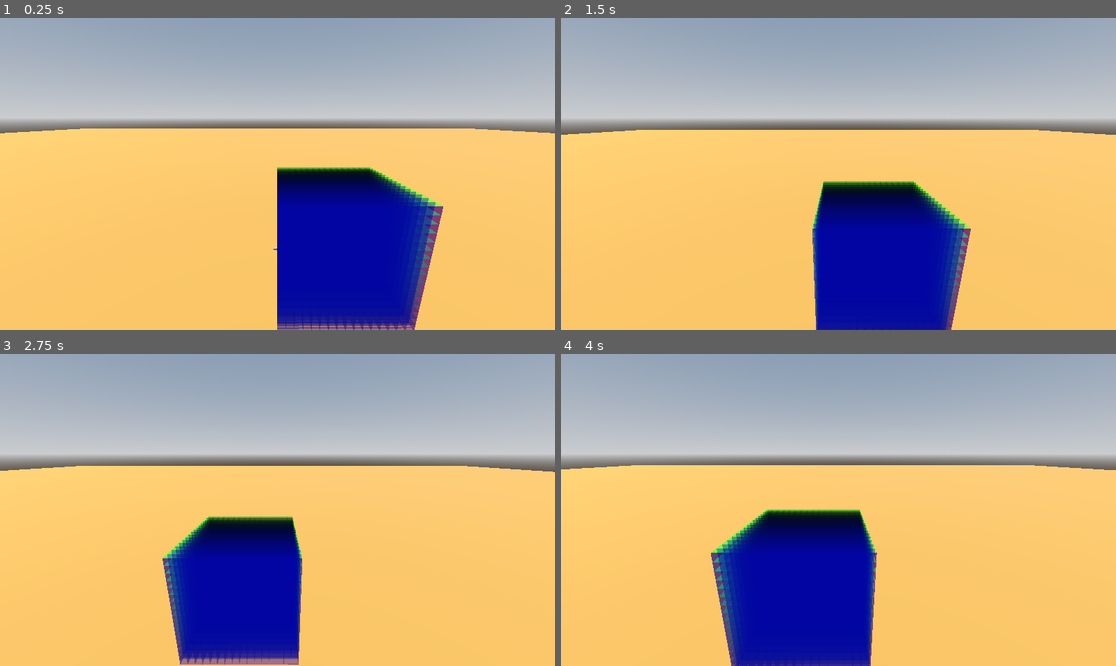
Above: before the commit, frames 1-4 (two rows, left to right).
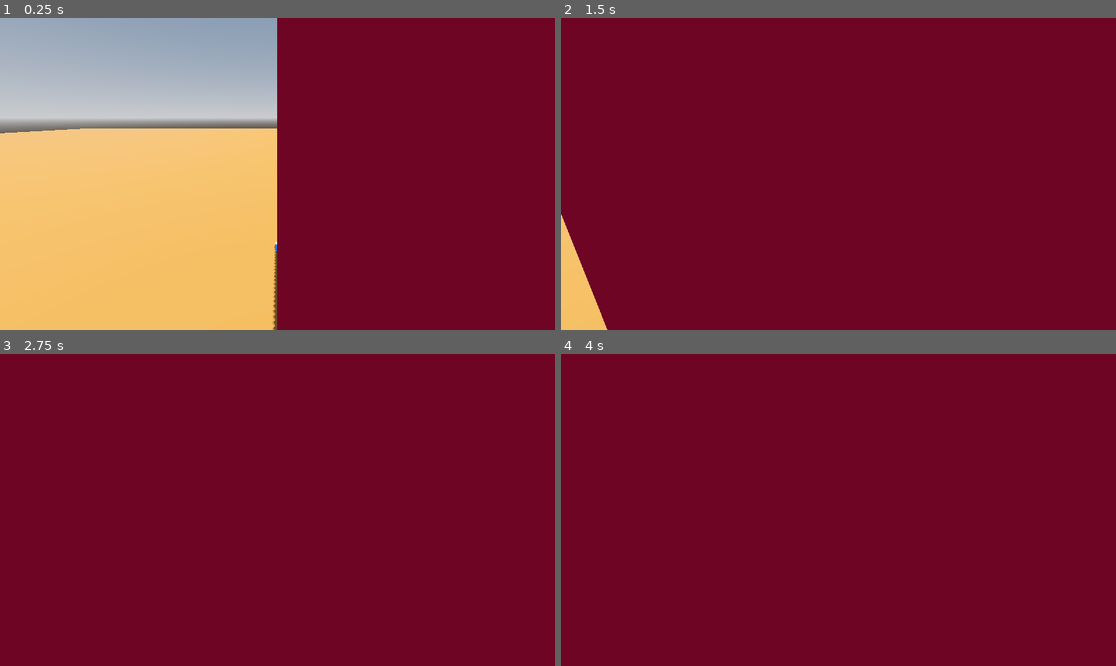
Above: after the commit, the same moments.

Repository: murumart/cgiproject
Game: Godot game, scene res://scenes/main.tscn
The game is run twice, just before and just after one commit, with the same random seed, the same clock (stepped at 60 frames per second) and the same inputs.
Inputs (mouse positions are in pixels of both pictures, inside the frame that each line leads up to):
- Up to frame 1 (0.25 s): no input
- Up to frame 2 (1.5 s): tap Enter (ui_accept) at 0.5, 0.77 s; move the mouse to (960, 158) at 0.52 s; hold D 0.53-1.28 s; hold E 0.53-1.28 s; click (960, 158) at 0.67 s; move the mouse to (727, 189) at 1.27 s; hold S from 1.28 s (still down); tap Q at 1.35 s
- Up to frame 3 (2.75 s): tap Enter (ui_accept) at 1.52 s; move the mouse to (333, 441) at 2.02 s; release S at 2.03 s; hold D from 2.03 s (still down); hold Shift from 2.03 s (still down)
- Up to frame 4 (4 s): move the mouse to (810, 572) at 2.77 s; release D at 2.78 s; release Shift at 2.78 s; hold W 2.78-3.53 s; tap E at 2.85 s; click (810, 572) at 2.92 s; tap Enter (ui_accept) at 3.02, 3.77 s; move the mouse to (1005, 556) at 3.52 s; hold A from 3.53 s (still down); hold Q from 3.53 s (still down)

The runs differ from the first frame. In frame 1, 50% of the frame differs, in the area x 49-100%, y 0-100%; in frame 2, 98%; in frame 3, 100%, in the area x 0-100%, y 0-100%; in frame 4, 100%.

Commit message:
More solid looking lattice. Laggy

Diff:
--- a/scenes/lattice_mesh.gd
+++ b/scenes/lattice_mesh.gd
@@ -70,14 +70,15 @@
 
 		for j in grid_size + 1:
 			# make sure to draw in an order such that outer planes are in front of inner ones
+			var back := plane.abs() != plane
 			var out := Vector3()
-			#if plane.abs() != plane:
-			#	out = - plane * grid_size
+			if back:
+				out = - plane * grid_size
 			for pvi in 4:
-				vertices.append(out + plane_vtx[pvi] * grid_size + plane.abs() * j)
+				vertices.append(out + plane_vtx[pvi] * grid_size + plane * j + plane * 0.5)
 				uvs.append(plane_uv[pvi])
 				normals.append(plane)
-				colors.append(plane_col * outof * j)
+				colors.append(Color.RED * outof * j)
 
 			for index in PLANE_INDICES:
 				indices.append(index + ix)
@@ -90,8 +91,9 @@
 	arrays[Mesh.ARRAY_TEX_UV] = uvs
 	arrays[Mesh.ARRAY_COLOR] = colors
 
-	#for i in Mesh.ARRAY_MAX:
-	#	if arrays[i] == null: continue
-	#	printt(i, arrays[i])
+	if grid_size < 5:
+		for i in Mesh.ARRAY_MAX:
+			if arrays[i] == null: continue
+			printt(i, arrays[i])
 
 	return arrays
--- a/scenes/main.gd
+++ b/scenes/main.gd
@@ -15,8 +15,6 @@
 
 
 func _ready() -> void:
-	RenderingServer.set_debug_generate_wireframes(true)
-
 	_cells = PackedByteArray()
 	#life.init(_cells, board_size)
 
--- a/scenes/main.tscn
+++ b/scenes/main.tscn
@@ -1,10 +1,11 @@
-[gd_scene load_steps=26 format=3 uid="uid://dpnrjriihffnj"]
+[gd_scene load_steps=29 format=3 uid="uid://dpnrjriihffnj"]
 
 [ext_resource type="Script" uid="uid://uauoj3dn61up" path="res://scenes/main.gd" id="1_o5qli"]
 [ext_resource type="Script" uid="uid://c0wpmlv3h3v1y" path="res://lives/stupit_tree.gd" id="2_0wfyh"]
 [ext_resource type="Script" uid="uid://c0ovgfnwusf2n" path="res://addons/freelookcamera/free_look_camera.gd" id="3_sugp2"]
 [ext_resource type="Script" uid="uid://o2qjsa51xmt1" path="res://scenes/lattice_mesh.gd" id="4_jyhfs"]
-[ext_resource type="Shader" uid="uid://j34s186a5vhe" path="res://shaders/lattice.gdshader" id="4_tbgi4"]
+[ext_resource type="Material" uid="uid://dl42s6e68ocqk" path="res://shaders/lattice_material.tres" id="5_tefeu"]
+[ext_resource type="Script" uid="uid://c2snbfagjjxga" path="res://scenes/volumetric_controller.gd" id="6_tefeu"]
 
 [sub_resource type="Resource" id="Resource_sugp2"]
 script = ExtResource("2_0wfyh")
@@ -92,11 +93,17 @@
 
 [sub_resource type="BoxMesh" id="BoxMesh_tbgi4"]
 
+[sub_resource type="StandardMaterial3D" id="StandardMaterial3D_tefeu"]
+albedo_color = Color(0.003921569, 0.41960785, 1, 1)
+
 [sub_resource type="TorusMesh" id="TorusMesh_tbgi4"]
+material = SubResource("StandardMaterial3D_tefeu")
 
-[sub_resource type="ShaderMaterial" id="ShaderMaterial_tefeu"]
-render_priority = 0
-shader = ExtResource("4_tbgi4")
+[sub_resource type="StandardMaterial3D" id="StandardMaterial3D_o6xl0"]
+albedo_color = Color(0.8117647, 0.14901961, 0.21568628, 1)
+
+[sub_resource type="TorusMesh" id="TorusMesh_tipki"]
+material = SubResource("StandardMaterial3D_o6xl0")
 
 [node name="Main" type="Node3D" node_paths=PackedStringArray("draw_parent", "lattice")]
 script = ExtResource("1_o5qli")
@@ -106,9 +113,16 @@
 auto_process = true
 lattice = NodePath("LatticeMeshInstance")
 
+[node name="VolControl" type="Node" parent="." node_paths=PackedStringArray("mesh_instance")]
+script = ExtResource("6_tefeu")
+grid_size = 32
+mesh_instance = NodePath("../LatticeMeshInstance")
+material = ExtResource("5_tefeu")
+
 [node name="DirectionalLight3D" type="DirectionalLight3D" parent="."]
-transform = Transform3D(-0.8660254, -0.43301278, 0.25, 0, 0.49999997, 0.86602545, -0.50000006, 0.75, -0.43301266, 0, 0, 0)
+transform = Transform3D(0.19199611, 0.8749372, -0.44454756, 0.6146486, 0.24592778, 0.7494844, 0.76507825, -0.41713855, -0.4905617, 0, 0, 0)
 shadow_enabled = true
+sky_mode = 1
 
 [node name="WorldEnvironment" type="WorldEnvironment" parent="."]
 environment = SubResource("Environment_jyhfs")
@@ -124,15 +138,18 @@
 
 [node name="MeshInstance3D" type="MeshInstance3D" parent="Meshes"]
 transform = Transform3D(1, 0, 0, 0, 1, 0, 0, 0, 1, 0, 0.50404036, 0)
-visible = false
 mesh = SubResource("BoxMesh_tbgi4")
 
-[node name="MeshInstance3D" type="MeshInstance3D" parent="."]
-transform = Transform3D(0.88848907, 0.33582944, -0.31273896, 0.112695225, -0.82030874, -0.56070834, -0.44484484, 0.46293908, -0.76668173, 0, 0, 0)
+[node name="ZAxis" type="MeshInstance3D" parent="."]
+transform = Transform3D(-0.05691886, 0.9950168, 0.08186516, 0.88379925, 0.08835773, -0.4594467, -0.46439058, 0.04620108, -0.8844246, 0, 0, 0.34553003)
 mesh = SubResource("TorusMesh_tbgi4")
 
+[node name="XAxis" type="MeshInstance3D" parent="."]
+transform = Transform3D(-0.46292895, 0.02286752, -0.8861004, 0.88233346, -0.08370005, -0.46312127, -0.08475698, -0.9962286, 0.018570222, 0.3974507, 0, 0)
+mesh = SubResource("TorusMesh_tipki")
+
 [node name="LatticeMeshInstance" type="MeshInstance3D" parent="."]
-material_override = SubResource("ShaderMaterial_tefeu")
+material_override = ExtResource("5_tefeu")
 script = ExtResource("4_jyhfs")
-grid_size = 16
+grid_size = 32
 metadata/_custom_type_script = "uid://o2qjsa51xmt1"
--- a/scenes/rendering_demo.tscn
+++ b/scenes/rendering_demo.tscn
@@ -2,7 +2,7 @@
 
 [ext_resource type="Script" uid="uid://c0ovgfnwusf2n" path="res://addons/freelookcamera/free_look_camera.gd" id="1_jjfih"]
 [ext_resource type="Material" uid="uid://yo1slvqoknh0" path="res://shaders/volumetric_display.tres" id="2_qjyat"]
-[ext_resource type="Script" uid="uid://c2snbfagjjxga" path="res://scenes/VolumetricController.gd" id="3_lqk3y"]
+[ext_resource type="Script" uid="uid://c2snbfagjjxga" path="res://scenes/volumetric_controller.gd" id="3_lqk3y"]
 
 [sub_resource type="ProceduralSkyMaterial" id="ProceduralSkyMaterial_qjyat"]
 sky_horizon_color = Color(0.66224277, 0.6717428, 0.6867428, 1)
@@ -31,6 +31,11 @@
 
 [node name="RenderingDemo" type="Node3D"]
 
+[node name="Node" type="Node" parent="." node_paths=PackedStringArray("mesh_instance")]
+script = ExtResource("3_lqk3y")
+mesh_instance = NodePath("../Meshes/Mesh")
+material = ExtResource("2_qjyat")
+
 [node name="DirectionalLight3D" type="DirectionalLight3D" parent="."]
 transform = Transform3D(-0.8660254, -0.43301278, 0.25, 0, 0.49999997, 0.86602545, -0.50000006, 0.75, -0.43301266, 0, 0, 0)
 shadow_enabled = true
@@ -47,12 +52,11 @@
 
 [node name="Meshes" type="Node3D" parent="."]
 
-[node name="MeshInstance3D2" type="MeshInstance3D" parent="Meshes"]
+[node name="Dummy" type="MeshInstance3D" parent="Meshes"]
 transform = Transform3D(1, 0, 0, 0, 1, 0, 0, 0, 1, 0, 0.87752557, -0.9913276)
 mesh = SubResource("BoxMesh_o5vmg")
 
-[node name="MeshInstance3D3" type="MeshInstance3D" parent="Meshes"]
+[node name="Mesh" type="MeshInstance3D" parent="Meshes"]
 transform = Transform3D(1, 0, 0, 0, 1, 0, 0, 0, 1, -8.485502, 54.834957, 2.4937973)
 material_override = ExtResource("2_qjyat")
 mesh = SubResource("BoxMesh_22u3y")
-script = ExtResource("3_lqk3y")
--- a/scenes/VolumetricController.gd
+++ b/scenes/volumetric_controller.gd
@@ -1,11 +1,14 @@
-extends MeshInstance3D
+extends Node
 
 var rd: RenderingDevice
 var texture_rid: RID
 var shader_rid: RID
 var pipeline_rid: RID
 
-@export var grid_size := Vector3i(512, 512, 512) # 512^3 = 134,217,728 voxels
+@export var grid_size := 512 # 512^3 = 134,217,728 voxels
+@export var mesh_instance: MeshInstance3D
+@export var material: ShaderMaterial
+
 
 func _ready():
 	rd = RenderingServer.get_rendering_device()
@@ -23,17 +26,19 @@
 	# We bind immediately. The GPU barrier is now handled automatically by the engine.
 	bind_texture_to_material()
 
+
 func setup_compute_pipeline():
 	var shader_file = load("res://shaders/dummy_simulation.glsl")
 	var shader_spirv: RDShaderSPIRV = shader_file.get_spirv()
 	shader_rid = rd.shader_create_from_spirv(shader_spirv)
 	pipeline_rid = rd.compute_pipeline_create(shader_rid)
 
+
 func create_texture():
 	var fmt = RDTextureFormat.new()
-	fmt.width = grid_size.x
-	fmt.height = grid_size.y
-	fmt.depth = grid_size.z
+	fmt.width = grid_size
+	fmt.height = grid_size
+	fmt.depth = grid_size
 	fmt.format = RenderingDevice.DATA_FORMAT_R8_UNORM
 	fmt.texture_type = RenderingDevice.TEXTURE_TYPE_3D
 
@@ -45,6 +50,7 @@
 		RenderingDevice.TEXTURE_USAGE_CAN_COPY_FROM_BIT
 
 	texture_rid = rd.texture_create(fmt, RDTextureView.new())
+
 
 func run_simulation_once():
 	var uniform = RDUniform.new()
@@ -59,19 +65,19 @@
 	rd.compute_list_bind_uniform_set(compute_list, uniform_set, 0)
 
 	rd.compute_list_dispatch(compute_list,
-		int(grid_size.x / 8.0),
-		int(grid_size.y / 8.0),
-		int(grid_size.z / 8.0)
+		int(grid_size / 8.0),
+		int(grid_size / 8.0),
+		int(grid_size / 8.0)
 	)
 
 	rd.compute_list_end()
+
 
 func bind_texture_to_material():
 	var texture_rd = Texture3DRD.new()
 	texture_rd.texture_rd_rid = texture_rid
 
-	var mat = get_active_material(0) as ShaderMaterial
-	if mat:
-		mat.set_shader_parameter("simulation_data", texture_rd)
+	if material:
+		material.set_shader_parameter("simulation_data", texture_rd)
 	else:
-		print("ERROR: No ShaderMaterial found on MeshInstance3D")
+		printerr("ERROR: No ShaderMaterial found on MeshInstance3D")
--- a/shaders/lattice.gdshader
+++ b/shaders/lattice.gdshader
@@ -1,16 +1,61 @@
 shader_type spatial;
+
+render_mode depth_prepass_alpha;
+
+uniform sampler3D simulation_data : filter_nearest; // The texture from the compute shader
+
+varying vec3 vxNormal;
 
 void vertex() {
 	// Called for every vertex the material is visible on.
+	vxNormal = NORMAL;
 }
 
 void fragment() {
-	ALPHA = 0.5;
-	ALBEDO = COLOR.rgb;
-	if (COLOR.r > 1.0 || COLOR.g > 1.0 || COLOR.b > 1.0) {
+
+	// Get texture dimensions
+	ivec3 tex_size = textureSize(simulation_data, 0);
+	int voxel_resolution = tex_size.x;
+	float div_by_resolution = 1.0 / float(voxel_resolution);
+	float dadd = 0.5 * div_by_resolution;
+
+	vec3 color = vec3(0.0);
+
+	/* if (COLOR.r > 1.0 || COLOR.g > 1.0 || COLOR.b > 1.0) {
 		ALBEDO = vec3(0);
 		ALPHA = sin(TIME) * 0.5 + 0.5;
+	} */
+
+	vec3 uvw = vec3(0);
+
+	if (vxNormal.x != 0.0) {
+		uvw.x = COLOR.r + dadd;
+		uvw.y = 1.0 - UV.y + dadd;
+		uvw.z = 1.0 - UV.x + dadd;
+		color.r += COLOR.r * 0.75;
 	}
+
+	else if (vxNormal.z != 0.0) {
+		uvw.x = UV.x + dadd;
+		uvw.y = 1.0 - UV.y + dadd;
+		uvw.z = COLOR.r + dadd;
+		color.b += COLOR.r * 0.75;
+	}
+
+	else if (vxNormal.y != 0.0) {
+		uvw.x = 1.0 - UV.y + dadd;
+		uvw.y = COLOR.r + dadd;
+		uvw.z = 1.0 - UV.x + dadd;
+		color.g += COLOR.r * 0.75;
+	}
+
+	float cell = texture(simulation_data, uvw).r; // value of the voxel
+	if (cell <= 0.0) {
+		ALPHA = 0.0;
+	}
+	color += vxNormal * 0.25;
+
+	ALBEDO = color;
 }
 
 //void light() {
--- /dev/null
+++ b/shaders/lattice_material.tres
@@ -0,0 +1,7 @@
+[gd_resource type="ShaderMaterial" load_steps=2 format=3 uid="uid://dl42s6e68ocqk"]
+
+[ext_resource type="Shader" uid="uid://j34s186a5vhe" path="res://shaders/lattice.gdshader" id="1_ltvd7"]
+
+[resource]
+render_priority = 0
+shader = ExtResource("1_ltvd7")
Renamed: scenes/VolumetricController.gd.uid -> scenes/volumetric_controller.gd.uid
